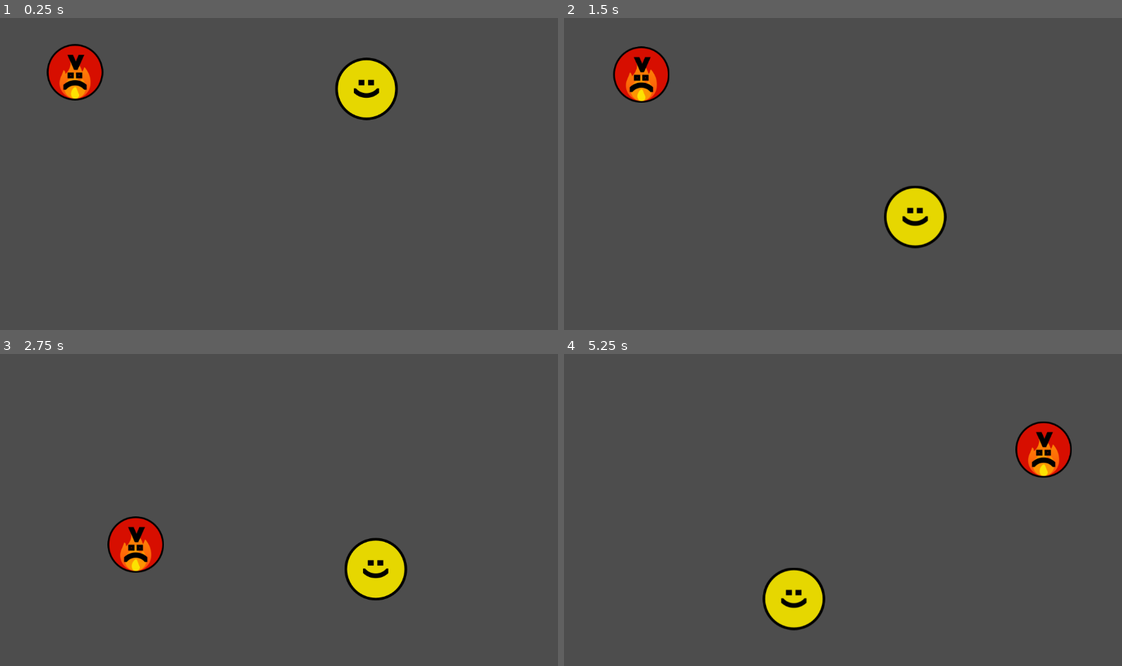
Above: before the commit, frames 1-4 (two rows, left to right).
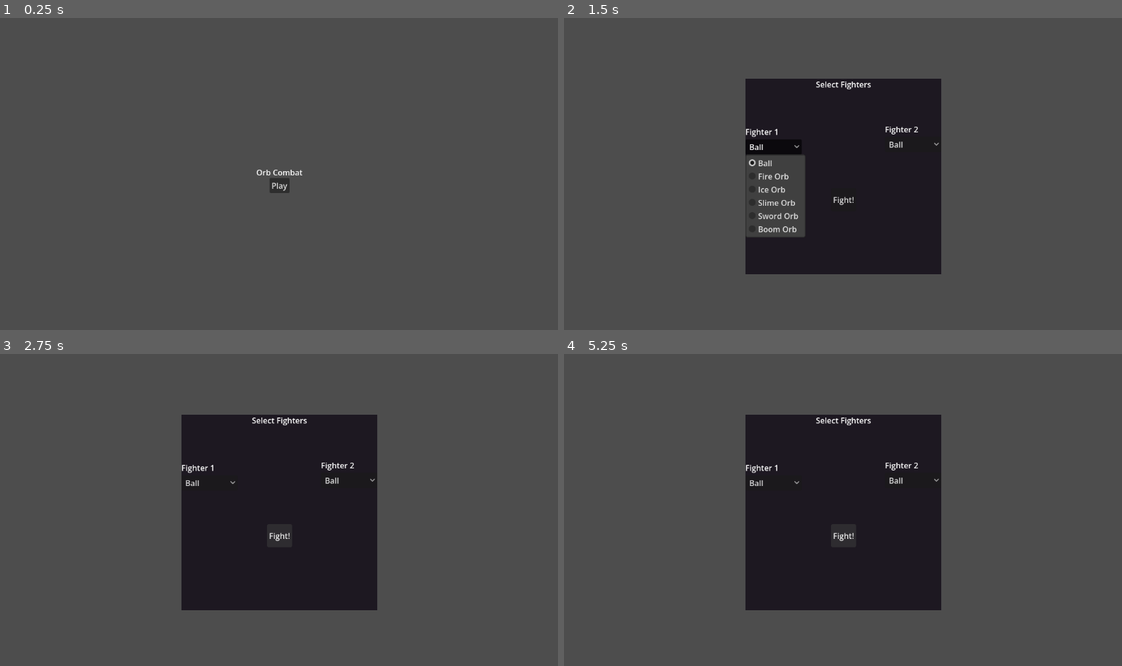
Above: after the commit, the same moments.

Repository: Cascachu/OrbCombat
Game: Godot game, scene res://main_menu.tscn
The game is run twice, just before and just after one commit, with the same random seed, the same clock (stepped at 60 frames per second) and the same inputs. Before the commit the project starts from res://game.tscn.
Inputs (mouse positions are in pixels of both pictures, inside the frame that each line leads up to):
- Up to frame 1 (0.25 s): no input
- Up to frame 2 (1.5 s): click (843, 186) at 0.5 s, where only the run after the commit has a clickable "Play"; click (776, 145) at 1.25 s, where only the run after the commit has a clickable "Ball"
- Up to frame 3 (2.75 s): click (279, 534) at 2 s, where only the run after the commit has a clickable "Fight!"
- Up to frame 4 (5.25 s): click (776, 481) at 2.75 s, where only the run after the commit has a clickable "Ball"; click (843, 534) at 3.5 s, where only the run after the commit has a clickable "Fight!"; click (776, 481) at 4.25 s, where only the run after the commit has a clickable "Ball"; click (843, 534) at 5 s, where only the run after the commit has a clickable "Fight!"

The runs differ from the first frame. In frame 1, 3.5% of the frame differs, in the area x 8-72%, y 8-57%; in frame 2, 21%; in frame 3, 24%, in the area x 19-74%, y 19-83%; in frame 4, 24%.
Error after the commit: Invalid assignment of property or key 'fighter_one' with value of type 'String' on a base object of type 'Nil'. (res://fighter_select.gd:21)

Commit message:
feature: Main menu and fighter stats
added a scene for the main menu, a fighter select scene and a stats gui for the main game

Diff:
--- /dev/null
+++ b/fighter_select.gd
@@ -0,0 +1,23 @@
+extends Control
+
+const FIGHTERS = {
+	"Ball": "res://Fighters/ball.tscn",
+	"Fire Orb": "res://Fighters/fire_orb.tscn",
+	"Ice Orb": "res://Fighters/ice_orb.tscn",
+	"Slime Orb": "res://Fighters/slime_orb.tscn",
+	"Sword Orb": "res://Fighters/sword_orb.tscn",
+	"Boom Orb": "res://Fighters/boom_orb.tscn",
+}
+
+@onready var fighter_one_select = $"Fighter 1/OptionButton"
+@onready var fighter_two_select = $"Fighter 2/OptionButton"
+
+func _ready():
+	for fighter in FIGHTERS.keys():
+		fighter_one_select.add_item(fighter)
+		fighter_two_select.add_item(fighter)
+
+func _on_fight_pressed():
+	GameState.fighter_one = FIGHTERS[fighter_one_select.get_item_text(fighter_one_select.selected)]
+	GameState.fighter_two = FIGHTERS[fighter_two_select.get_item_text(fighter_two_select.selected)]
+	get_tree().change_scene_to_file("res://game.tscn")
--- /dev/null
+++ b/fighter_select.tscn
@@ -0,0 +1,116 @@
+[gd_scene format=3 uid="uid://hfovvtbvvgk0"]
+
+[ext_resource type="Script" uid="uid://b8hh8li4brcrd" path="res://fighter_select.gd" id="1_cq34e"]
+
+[node name="Fighter Selection" type="Control" unique_id=437093476]
+layout_mode = 3
+anchors_preset = 15
+anchor_right = 1.0
+anchor_bottom = 1.0
+grow_horizontal = 2
+grow_vertical = 2
+size_flags_horizontal = 4
+size_flags_vertical = 4
+mouse_filter = 2
+
+[node name="Fighter Select" type="Control" parent="." unique_id=559926024]
+layout_mode = 1
+anchors_preset = 8
+anchor_left = 0.5
+anchor_top = 0.5
+anchor_right = 0.5
+anchor_bottom = 0.5
+offset_left = -200.0
+offset_top = -200.0
+offset_right = 200.0
+offset_bottom = 200.0
+grow_horizontal = 2
+grow_vertical = 2
+mouse_filter = 2
+
+[node name="Label" type="Label" parent="Fighter Select" unique_id=1662352123]
+layout_mode = 1
+anchors_preset = 5
+anchor_left = 0.5
+anchor_right = 0.5
+offset_left = -56.5
+offset_right = 56.5
+offset_bottom = 23.0
+grow_horizontal = 2
+text = "Select Fighters"
+
+[node name="Fighters" type="Control" parent="Fighter Select" unique_id=1948718383]
+layout_mode = 1
+anchors_preset = 14
+anchor_top = 0.5
+anchor_right = 1.0
+anchor_bottom = 0.5
+offset_top = -103.0
+offset_bottom = -56.0
+grow_horizontal = 2
+grow_vertical = 2
+mouse_filter = 2
+script = ExtResource("1_cq34e")
+
+[node name="Fighter 1" type="VBoxContainer" parent="Fighter Select/Fighters" unique_id=1030651693]
+layout_mode = 0
+offset_right = 68.0
+offset_bottom = 47.0
+size_flags_horizontal = 0
+mouse_filter = 2
+
+[node name="Label" type="Label" parent="Fighter Select/Fighters/Fighter 1" unique_id=817202160]
+layout_mode = 2
+text = "Fighter 1"
+
+[node name="OptionButton" type="OptionButton" parent="Fighter Select/Fighters/Fighter 1" unique_id=832928363]
+layout_mode = 2
+
+[node name="Fighter 2" type="VBoxContainer" parent="Fighter Select/Fighters" unique_id=1546486820]
+layout_mode = 1
+anchors_preset = 6
+anchor_left = 1.0
+anchor_top = 0.5
+anchor_right = 1.0
+anchor_bottom = 0.5
+offset_left = -68.0
+offset_top = -23.5
+offset_bottom = 23.5
+grow_horizontal = 0
+grow_vertical = 2
+size_flags_horizontal = 8
+
+[node name="Label" type="Label" parent="Fighter Select/Fighters/Fighter 2" unique_id=333844005]
+layout_mode = 2
+text = "Fighter 2"
+
+[node name="OptionButton" type="OptionButton" parent="Fighter Select/Fighters/Fighter 2" unique_id=1212737270]
+layout_mode = 2
+
+[node name="Fight!" type="Button" parent="Fighter Select" unique_id=60205262]
+layout_mode = 1
+anchors_preset = 7
+anchor_left = 0.5
+anchor_top = 1.0
+anchor_right = 0.5
+anchor_bottom = 1.0
+offset_left = -25.0
+offset_top = -176.0
+offset_right = 26.0
+offset_bottom = -129.0
+grow_horizontal = 2
+grow_vertical = 0
+text = "Fight!"
+
+[node name="ColorRect" type="ColorRect" parent="Fighter Select" unique_id=1601584570]
+z_index = -1
+layout_mode = 1
+anchors_preset = 15
+anchor_right = 1.0
+anchor_bottom = 1.0
+grow_horizontal = 2
+grow_vertical = 2
+mouse_filter = 2
+color = Color(0.11481296, 0.094585754, 0.13023326, 1)
+
+[connection signal="pressed" from="Fighter Select/Fight!" to="Fighter Select/Fighters" method="_on_fight_pressed"]
--- /dev/null
+++ b/game.gd
@@ -0,0 +1,14 @@
+extends Node2D
+
+func _ready():
+	var fighter_one = load(GameState.fighter_one).instantiate()
+	var fighter_two = load(GameState.fighter_two).instantiate()
+
+	fighter_one.position = Vector2(200, 300)
+	fighter_two.position = Vector2(600, 300)
+
+	$Fighters.add_child(fighter_one)
+	$Fighters.add_child(fighter_two)
+
+	$CanvasLayer/LeftPanel.setup(fighter_one)
+	$CanvasLayer/RightPanel.setup(fighter_two)
--- a/game.tscn
+++ b/game.tscn
@@ -1,10 +1,13 @@
 [gd_scene format=3 uid="uid://dr22tbjj5gmp5"]
 
-[ext_resource type="PackedScene" uid="uid://uu5qd4fxhvyn" path="res://Fighters/fire_orb.tscn" id="2_e2o6t"]
-[ext_resource type="PackedScene" uid="uid://dqvwvrs32a6lm" path="res://Fighters/ball.tscn" id="2_feb5d"]
+[ext_resource type="Script" uid="uid://2s5bx1fvgx7j" path="res://game.gd" id="1_ryrav"]
+[ext_resource type="Script" uid="uid://b5wh3lqcdxpye" path="res://stats_panel.gd" id="3_7jktm"]
+[ext_resource type="Texture2D" uid="uid://ey5lnpg8dhbt" path="res://Fighters/Sprites/SlimeOrb.svg" id="3_feb5d"]
+[ext_resource type="Texture2D" uid="uid://d2wpqwounor2k" path="res://Fighters/Sprites/SwordOrb.svg" id="4_fc0e3"]
 
 [sub_resource type="SegmentShape2D" id="SegmentShape2D_feb5d"]
 a = Vector2(0, 648)
+b = Vector2(0, 0)
 
 [sub_resource type="SegmentShape2D" id="SegmentShape2D_fc0e3"]
 b = Vector2(1152, 0)
@@ -15,7 +18,17 @@
 [sub_resource type="SegmentShape2D" id="SegmentShape2D_80nbo"]
 b = Vector2(0, -648)
 
+[sub_resource type="Environment" id="Environment_fc0e3"]
+background_mode = 3
+tonemap_mode = 3
+glow_enabled = true
+glow_levels/5 = 0.2
+glow_levels/6 = 0.3
+glow_levels/7 = 0.7
+glow_bloom = 1.0
+
 [node name="Game" type="Node2D" unique_id=1734292379]
+script = ExtResource("1_ryrav")
 
 [node name="Camera2D" type="Camera2D" parent="." unique_id=552207043]
 position = Vector2(576, 324)
@@ -26,6 +39,7 @@
 freeze = true
 
 [node name="TLHorizontal" type="CollisionShape2D" parent="WorldBorders/left" unique_id=1075504395]
+position = Vector2(132, 0)
 shape = SubResource("SegmentShape2D_feb5d")
 
 [node name="top" type="RigidBody2D" parent="WorldBorders" unique_id=1700902988]
@@ -47,13 +61,97 @@
 freeze = true
 
 [node name="BRVertical" type="CollisionShape2D" parent="WorldBorders/right" unique_id=2072683364]
-position = Vector2(566, 469)
+position = Vector2(434, 469)
 shape = SubResource("SegmentShape2D_80nbo")
 
 [node name="Fighters" type="Node2D" parent="." unique_id=1468436751]
 
-[node name="Fire Orb" parent="Fighters" unique_id=2121634047 groups=["ball"] instance=ExtResource("2_e2o6t")]
-position = Vector2(265, 217)
+[node name="Background" type="ColorRect" parent="." unique_id=339844431]
+z_index = -2
+offset_right = 1153.0
+offset_bottom = 647.0
+color = Color(0.15127608, 0.15127608, 0.15127608, 1)
 
-[node name="Ball" parent="Fighters" unique_id=1385498592 instance=ExtResource("2_feb5d")]
-position = Vector2(860, 251)
+[node name="CanvasLayer" type="CanvasLayer" parent="." unique_id=426481406]
+
+[node name="LeftPanel" type="Panel" parent="CanvasLayer" unique_id=1956435230]
+offset_right = 132.0
+offset_bottom = 647.0
+script = ExtResource("3_7jktm")
+
+[node name="FighterPrev" type="TextureRect" parent="CanvasLayer/LeftPanel" unique_id=1510540117]
+layout_mode = 0
+offset_right = 132.0
+offset_bottom = 132.0
+texture = ExtResource("3_feb5d")
+
+[node name="Name" type="Label" parent="CanvasLayer/LeftPanel" unique_id=1104438015]
+layout_mode = 0
+offset_top = 132.0
+offset_right = 40.0
+offset_bottom = 155.0
+scale = Vector2(1.5694268, 1.3546767)
+
+[node name="Health" type="Label" parent="CanvasLayer/LeftPanel" unique_id=1599514728]
+layout_mode = 0
+offset_top = 196.0
+offset_right = 40.0
+offset_bottom = 219.0
+scale = Vector2(1.5694268, 1.3546767)
+
+[node name="Damage" type="Label" parent="CanvasLayer/LeftPanel" unique_id=239210095]
+layout_mode = 0
+offset_top = 264.0
+offset_right = 40.0
+offset_bottom = 287.0
+scale = Vector2(1.5694268, 1.3546767)
+
+[node name="Speed" type="Label" parent="CanvasLayer/LeftPanel" unique_id=237359556]
+layout_mode = 0
+offset_top = 324.0
+offset_right = 40.0
+offset_bottom = 347.0
+scale = Vector2(1.5694268, 1.3546766)
+
+[node name="RightPanel" type="Panel" parent="CanvasLayer" unique_id=1650797002]
+offset_left = 1020.0
+offset_right = 1152.0
+offset_bottom = 647.0
+script = ExtResource("3_7jktm")
+
+[node name="FighterPrev" type="TextureRect" parent="CanvasLayer/RightPanel" unique_id=1267459278]
+layout_mode = 0
+offset_right = 132.0
+offset_bottom = 132.0
+texture = ExtResource("4_fc0e3")
+
+[node name="Name" type="Label" parent="CanvasLayer/RightPanel" unique_id=584905182]
+layout_mode = 0
+offset_top = 132.0
+offset_right = 40.0
+offset_bottom = 155.0
+scale = Vector2(1.5694268, 1.3546767)
+
+[node name="Health" type="Label" parent="CanvasLayer/RightPanel" unique_id=1876865496]
+layout_mode = 0
+offset_top = 196.0
+offset_right = 40.0
+offset_bottom = 219.0
+scale = Vector2(1.5694268, 1.3546767)
+
+[node name="Damage" type="Label" parent="CanvasLayer/RightPanel" unique_id=1009208421]
+layout_mode = 0
+offset_top = 264.0
+offset_right = 40.0
+offset_bottom = 287.0
+scale = Vector2(1.5694268, 1.3546767)
+
+[node name="Speed" type="Label" parent="CanvasLayer/RightPanel" unique_id=1327371849]
+layout_mode = 0
+offset_top = 324.0
+offset_right = 40.0
+offset_bottom = 347.0
+scale = Vector2(1.5694268, 1.3546766)
+
+[node name="WorldEnvironment" type="WorldEnvironment" parent="." unique_id=1074748335]
+environment = SubResource("Environment_fc0e3")
--- /dev/null
+++ b/game_state.gd
@@ -0,0 +1,4 @@
+extends Node
+
+var fighter_one = ""
+var fighter_two = ""
--- /dev/null
+++ b/main_menu.gd
@@ -0,0 +1,4 @@
+extends Control
+
+func _on_play_pressed():
+	get_tree().change_scene_to_file("res://fighter_select.tscn")
--- /dev/null
+++ b/main_menu.tscn
@@ -0,0 +1,56 @@
+[gd_scene format=3 uid="uid://cvwyuc7gpv3ph"]
+
+[ext_resource type="Script" uid="uid://kh6nd70ptfri" path="res://main_menu.gd" id="1_06t4h"]
+
+[node name="main_menu" type="Control" unique_id=1002024225]
+layout_mode = 3
+anchors_preset = 15
+anchor_right = 1.0
+anchor_bottom = 1.0
+grow_horizontal = 2
+grow_vertical = 2
+size_flags_horizontal = 4
+size_flags_vertical = 4
+script = ExtResource("1_06t4h")
+
+[node name="Control" type="Control" parent="." unique_id=615561843]
+layout_mode = 1
+anchors_preset = 8
+anchor_left = 0.5
+anchor_top = 0.5
+anchor_right = 0.5
+anchor_bottom = 0.5
+offset_left = -20.0
+offset_top = -20.0
+offset_right = 20.0
+offset_bottom = 20.0
+grow_horizontal = 2
+grow_vertical = 2
+
+[node name="Label" type="Label" parent="Control" unique_id=1834285191]
+layout_mode = 1
+anchors_preset = 5
+anchor_left = 0.5
+anchor_right = 0.5
+offset_left = -47.5
+offset_right = 47.5
+offset_bottom = 23.0
+grow_horizontal = 2
+text = "Orb Combat"
+
+[node name="Button" type="Button" parent="Control" unique_id=1711285736]
+layout_mode = 1
+anchors_preset = 7
+anchor_left = 0.5
+anchor_top = 1.0
+anchor_right = 0.5
+anchor_bottom = 1.0
+offset_left = -20.5
+offset_top = -17.0
+offset_right = 20.5
+offset_bottom = 14.0
+grow_horizontal = 2
+grow_vertical = 0
+text = "Play"
+
+[connection signal="pressed" from="Control/Button" to="." method="_on_play_pressed"]
--- a/project.godot
+++ b/project.godot
@@ -11,9 +11,13 @@
 [application]
 
 config/name="BallGame"
-run/main_scene="uid://dr22tbjj5gmp5"
+run/main_scene="uid://cvwyuc7gpv3ph"
 config/features=PackedStringArray("4.6", "Mobile")
 config/icon="res://icon.svg"
+
+[autoload]
+
+GameState="*uid://bcfs0fprxunfk"
 
 [global_group]
 
--- /dev/null
+++ b/stats_panel.gd
@@ -0,0 +1,26 @@
+extends Panel
+
+var tracked_orb = null
+
+@onready var name_label = $Name
+@onready var health_label = $Health
+@onready var damage_label = $Damage
+@onready var speed_label = $Speed
+@onready var fighter_prev = $FighterPrev
+
+func setup(orb):
+	tracked_orb = orb
+	fighter_prev.texture = orb.get_node("Sprite2D").texture
+
+func _process(delta):
+	if not tracked_orb or not is_instance_valid(tracked_orb):
+		name_label.text = "Dead"
+		health_label.text = ""
+		damage_label.text = ""
+		speed_label.text = ""
+		return
+
+	name_label.text = tracked_orb.name
+	health_label.text = "Health: " + str(tracked_orb.health)
+	damage_label.text = "Damage: " + str(tracked_orb.damage)
+	speed_label.text = "Speed: " + str(tracked_orb.speed)
